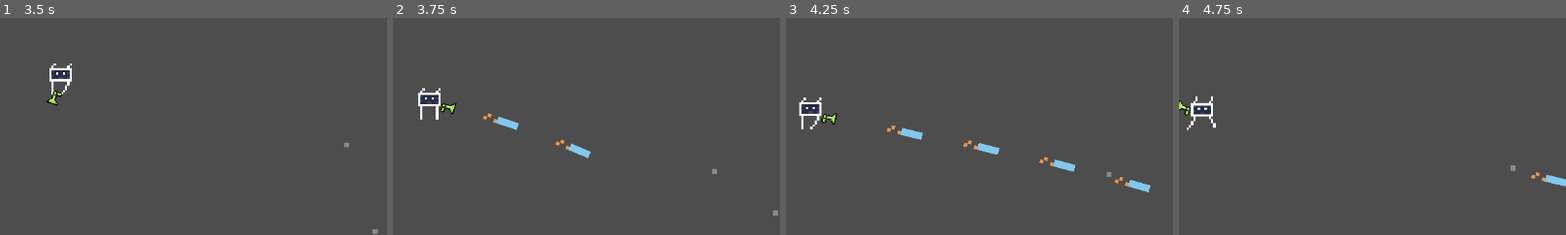
Above: before the commit, frames 1-4 (left to right).
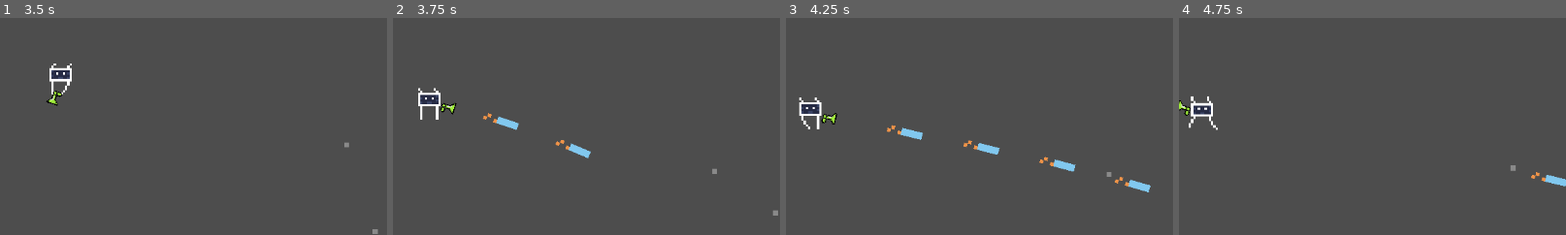
Above: after the commit, the same moments.

Repository: S0nter/azamnoyer
Game: Godot game, scene res://scenes/main.tscn
The game is run twice, just before and just after one commit, with the same random seed, the same clock (stepped at 60 frames per second) and the same inputs.
Inputs (mouse positions are % of the whole screen's width and height, from its top left):
- Up to frame 1 (3.5 s): move the mouse to (72, 45) at 0.52 s; hold D (right) 0.53-1.28 s; hold Space (shoot) 0.53-1.28 s; move the mouse to (30, 55) at 1.27 s; hold S (down) 1.28-2.03 s; tap Space (shoot) at 1.35, 2.85 s; move the mouse to (60, 28) at 2.02 s; hold D (right) 2.03-2.78 s; hold Space (shoot) 2.03-2.78 s; move the mouse to (45, 70) at 2.77 s; hold W (up) from 2.78 s (still down)
- Up to frame 2 (3.75 s): move the mouse to (80, 65) at 3.52 s; release W (up) at 3.53 s; hold A (left) from 3.53 s (still down); hold Space (shoot) from 3.53 s (still down)
- Up to frame 3 (4.25 s): keep holding A (left); keep holding Space (shoot)
- Up to frame 4 (4.75 s): keep holding A (left); move the mouse to (20, 35) at 4.27 s; release Space (shoot) at 4.28 s; tap Space (shoot) at 4.35 s
The pictures show only the part of the screen within x 42-92%, y 28-78%; the shares and areas given below are measured in that part.

Frame 1 is identical in both runs. In frame 2, less than 0.1% of the frame differs, in the area x 6-13%, y 32-40%; in frame 3, 0.2%, in the area x 3-10%, y 36-52%; in frame 4, 0.1%.

Commit message:
Player looks forward

Diff:
--- a/assets/scripts/player.gd
+++ b/assets/scripts/player.gd
@@ -2,16 +2,31 @@
 
 @export var speed = 250
 
-func _ready() -> void:
+var looks_to_right = true
+
+func _ready():
 	pass # Replace with function body.
 
-func _process(delta: float) -> void:
+func _process(delta: float):
 	var input = Input.get_vector("left", "right", "up", "down")
 	velocity = input.normalized() * speed
 
+	flip_if_needed()
+	animate()
+	move_and_slide()
+
+
+func animate():
 	if velocity == Vector2(0, 0):
 		$Sprite/AnimationPlayer.play("idle")
 	else:
 		$Sprite/AnimationPlayer.play("run")
 
-	move_and_slide()
+
+func flip_if_needed():
+	if velocity.x < 0:
+		looks_to_right = false
+	elif velocity.x > 0:
+		looks_to_right = true
+
+	$Sprite.flip_h = not looks_to_right
